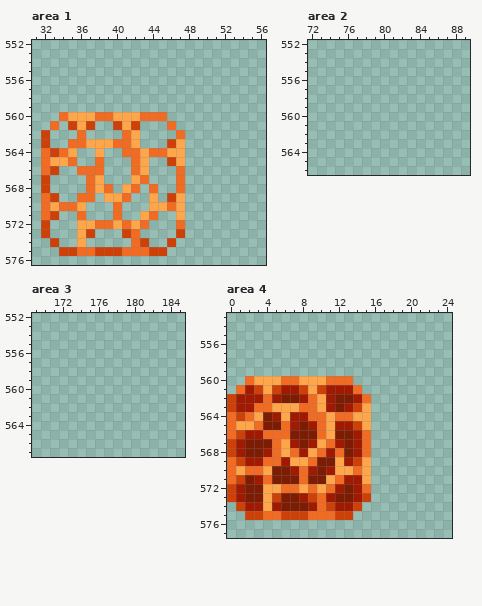
Pixel-art file: Leore/Content/effects.aseprite. That is the earlier state.
320x640 pixels, 1 frame. Colours within 5 levels of each other are drawn and written as one. Shown: area 1: x 31..56, y 552..576; area 2: x 72..89, y 552..566; area 3: x 169..185, y 552..567; area 4: x 0..24, y 553..577. The commit also changed other parts of the picture, which this record leaves out.
Now the later version:
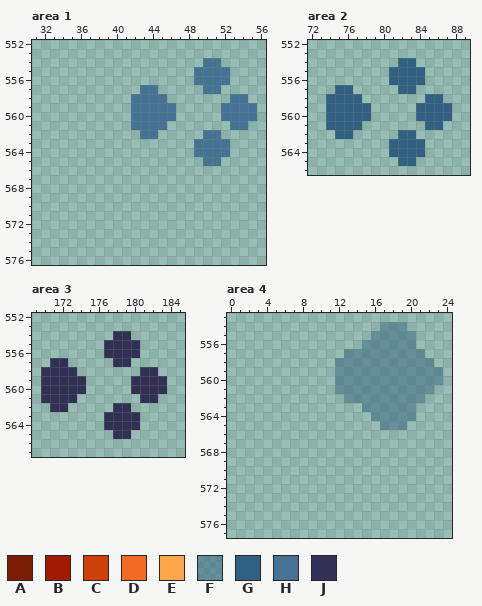
Palette (. is transparent): A #7c1c03  B #a01900  C #cd4007  D #f16b22  E #ffa64a  F #3060827f  G #306082  H #447395  J #313055
Diff:
--- area 1
@@ x 31..56 @@
 553 ..........................
-554 ..........................
-555 ..........................
-556 ..........................
-557 ..........................
-558 ..........................
-559 ..........................
-560 ...DEEEDDEEEDDD...........
-561 ..D.CEC..CEC...D..........
-562 .C...D....DE....D.........
-563 .C..DDEEEDDE...CE.........
-564 .DCDE..E..DDEDDEE.........
-565 .DEED..D...DE..CE.........
-566 .DC..DDD...DE...D.........
-567 .C....DE...ED...D.........
-568 .C....DED.ED.D..D.........
-569 .DC..DD.EED..E.CE.........
-570 .DEDDE...D...EEDE.........
-571 .DC..D...D..ED..E.........
-572 .C...EEDDEDED...D.........
-573 .C...EC...CD....C.........
-574 ..C..E.....DC..C..........
-575 ...CCDDCCCDDDCC...........
+554 ...................HH.....
+555 ..................HHHH....
+556 ..................HHHH....
+557 ............HH.....HH.....
+558 ...........HHHH.......HH..
+559 ...........HHHHH.....HHHH.
+560 ...........HHHHH.....HHHH.
+561 ...........HHHH.......HH..
+562 ............HH.....HH.....
+563 ..................HHHH....
+564 ..................HHHH....
+565 ...................HH.....
+566 ..........................
+567 ..........................
+568 ..........................
+569 ..........................
+570 ..........................
+571 ..........................
+572 ..........................
+573 ..........................
+574 ..........................
+575 ..........................
 576 ..........................
--- area 2
@@ x 72..89 @@
 553 ..................
-554 ..................
-555 ..................
-556 ..................
-557 ..................
-558 ..................
-559 ..................
-560 ..................
-561 ..................
-562 ..................
-563 ..................
-564 ..................
-565 ..................
+554 ..........GG......
+555 .........GGGG.....
+556 .........GGGG.....
+557 ...GG.....GG......
+558 ..GGGG.......GG...
+559 ..GGGGG.....GGGG..
+560 ..GGGGG.....GGGG..
+561 ..GGGG.......GG...
+562 ...GG.....GG......
+563 .........GGGG.....
+564 .........GGGG.....
+565 ..........GG......
 566 ..................
--- area 3
@@ x 169..185 @@
 553 .................
-554 .................
-555 .................
-556 .................
-557 .................
-558 .................
-559 .................
-560 .................
-561 .................
-562 .................
-563 .................
-564 .................
-565 .................
+554 .........JJ......
+555 ........JJJJ.....
+556 ........JJJJ.....
+557 ..JJ.....JJ......
+558 .JJJJ.......JJ...
+559 .JJJJJ.....JJJJ..
+560 .JJJJJ.....JJJJ..
+561 .JJJJ.......JJ...
+562 ..JJ.....JJ......
+563 ........JJJJ.....
+564 ........JJJJ.....
+565 .........JJ......
 566 .................
--- area 4
@@ x 0..24 @@
 553 .........................
-554 .........................
-555 .........................
-556 .........................
-557 .........................
-558 .........................
-559 .........................
-560 ..DEEEDDEEEDDD...........
-561 .DBCECBBCECBBBD..........
-562 CBBBDBAABDEBAABD.........
-563 CBBDDEEEDDEBABCE.........
-564 DCDEABEBBDDEDDEE.........
-565 DEEDAADBABDEBBCE.........
-566 DCBBDDDAAADEAABD.........
-567 CBAAADEBABEDBABD.........
-568 CBAABDEDBEDBDABD.........
-569 DCBBDDBEEDAAEBCE.........
-570 DEDDEAABDBABEEDE.........
-571 DCABDAAADAAEDBBE.........
-572 CBAAEEDDEDEDBABD.........
-573 CBAAECAABCDBAABC.........
-574 .CBBEBAAABDCBBC..........
-575 ..CCDDCCCDDDCC...........
+554 .................FFF.....
+555 ................FFFFF....
+556 ...............FFFFFF....
+557 .............FFFFFFFFF...
+558 ............FFFFFFFFFFF..
+559 ............FFFFFFFFFFFF.
+560 ............FFFFFFFFFFFF.
+561 ............FFFFFFFFFFF..
+562 .............FFFFFFFFF...
+563 ...............FFFFFF....
+564 ................FFFFF....
+565 .................FFF.....
+566 .........................
+567 .........................
+568 .........................
+569 .........................
+570 .........................
+571 .........................
+572 .........................
+573 .........................
+574 .........................
+575 .........................
 576 .........................
Where, in picture pixels (left, top, right, bottom), the same in both pictures:
changed: (41, 58, 257, 256)
added: (326, 58, 452, 166)
added: (41, 331, 167, 439)
changed: (227, 322, 443, 520)
